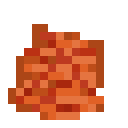
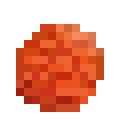
Before/after of a (128, 128) layered artwork. What changed in the layer stack:
added layer "egg_worm.png copy #1" above "Layer" over [16, 24, 104, 112]
painted on "Layer" over [16, 24, 104, 112]
added layer "egg_worm.png copy" above "egg_worm.png" over [16, 24, 104, 112]
hid "egg_worm.png", painted on it over [8, 24, 104, 120]
